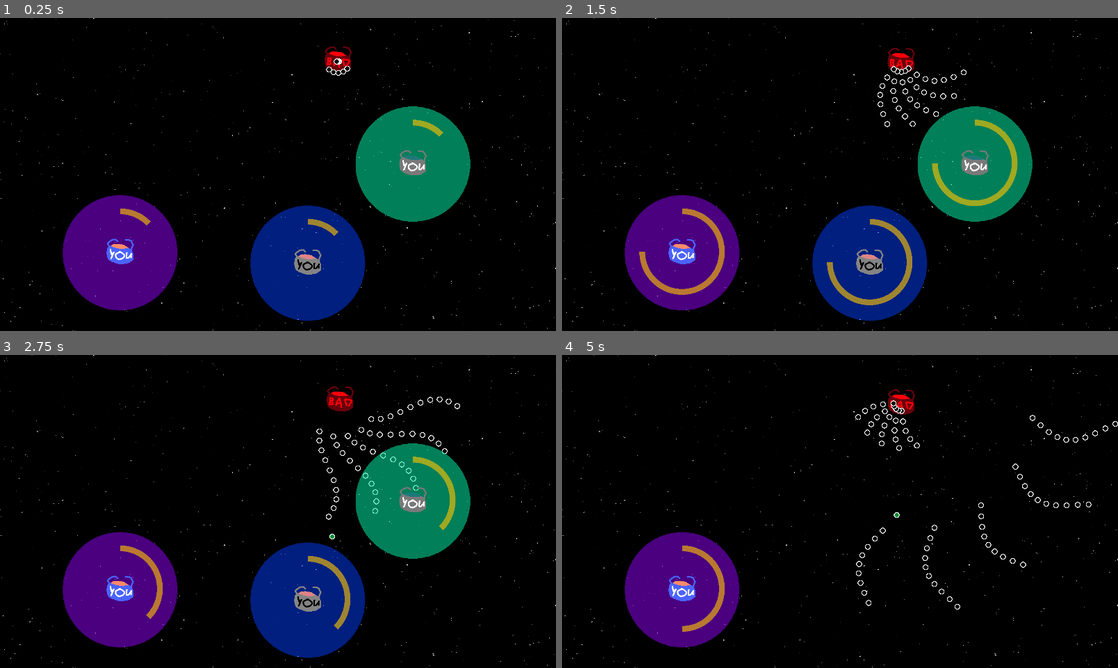
Above: before the commit, frames 1-4 (two rows, left to right).
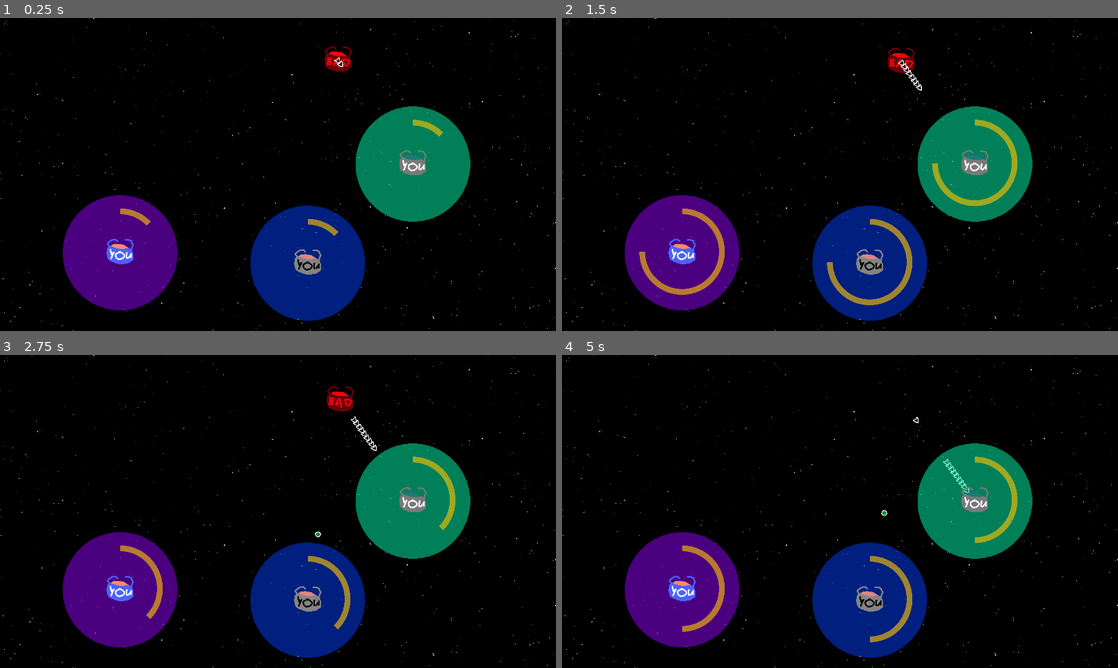
Above: after the commit, the same moments.

Repository: Solid-Squid-Contingent/LD-51
Game: Godot game, scene res://Scenes/Game.tscn
The game is run twice, just before and just after one commit, with the same random seed, the same clock (stepped at 60 frames per second) and the same inputs.
Inputs (mouse positions are in pixels of both pictures, inside the frame that each line leads up to):
- Up to frame 1 (0.25 s): no input
- Up to frame 2 (1.5 s): move the mouse to (962, 158) at 0.52 s; hold Space (advance) 0.53-1.28 s; move the mouse to (728, 190) at 1.27 s; click (728, 190) at 1.35 s
- Up to frame 3 (2.75 s): move the mouse to (333, 442) at 2.02 s; hold Space (advance) from 2.03 s (still down)
- Up to frame 4 (5 s): move the mouse to (812, 574) at 2.77 s; release Space (advance) at 2.78 s; click (812, 574) at 2.85 s; move the mouse to (1006, 558) at 3.52 s; hold Space (advance) 3.53-4.28 s; move the mouse to (673, 464) at 4.27 s; click (673, 464) at 4.35 s

The runs differ from the first frame. In frame 1, less than 0.1% of the frame differs, in the area x 58-63%, y 12-19%; in frame 2, 0.4%; in frame 3, 0.5%; in frame 4, 13%, in the area x 45-100%, y 10-97%.

Commit message:
Bullet types

Diff:
--- a/Scenes/Bullet.tscn
+++ b/Scenes/Bullet.tscn
@@ -1,7 +1,10 @@
-[gd_scene load_steps=4 format=2]
+[gd_scene load_steps=7 format=2]
 
 [ext_resource path="res://Scripts/Bullet.gd" type="Script" id=1]
-[ext_resource path="res://Resources/Graphics/Bullet.png" type="Texture" id=2]
+[ext_resource path="res://Resources/Graphics/BulletEnergy.png" type="Texture" id=2]
+[ext_resource path="res://Resources/Graphics/BulletPlayer.png" type="Texture" id=3]
+[ext_resource path="res://Resources/Graphics/BulletStraight.png" type="Texture" id=4]
+[ext_resource path="res://Resources/Graphics/BulletHoming.png" type="Texture" id=5]
 
 [sub_resource type="CircleShape2D" id=1]
 
@@ -12,5 +15,18 @@
 [node name="CollisionShape2D" type="CollisionShape2D" parent="."]
 shape = SubResource( 1 )
 
-[node name="Sprite" type="Sprite" parent="."]
+[node name="SpriteEnergy" type="Sprite" parent="."]
+visible = false
 texture = ExtResource( 2 )
+
+[node name="SpritePlayer" type="Sprite" parent="."]
+visible = false
+texture = ExtResource( 3 )
+
+[node name="SpriteHoming" type="Sprite" parent="."]
+visible = false
+texture = ExtResource( 5 )
+
+[node name="SpriteStraight" type="Sprite" parent="."]
+visible = false
+texture = ExtResource( 4 )
--- a/Scenes/BulletPlayer.tscn
+++ b/Scenes/BulletPlayer.tscn
@@ -1,11 +1,7 @@
-[gd_scene load_steps=3 format=2]
+[gd_scene load_steps=2 format=2]
 
 [ext_resource path="res://Scenes/Bullet.tscn" type="PackedScene" id=1]
-[ext_resource path="res://Resources/Graphics/BulletPlayer.png" type="Texture" id=2]
 
 [node name="Bullet" instance=ExtResource( 1 )]
 collision_layer = 2
 collision_mask = 4
-
-[node name="Sprite" parent="." index="1"]
-texture = ExtResource( 2 )
--- a/Scenes/Enemy.tscn
+++ b/Scenes/Enemy.tscn
@@ -21,4 +21,5 @@
 wait_time = 4.0
 autostart = true
 
+[connection signal="area_entered" from="." to="." method="_on_Enemy_area_entered"]
 [connection signal="timeout" from="BulletTimer" to="." method="_on_BulletTimer_timeout"]
--- a/Scripts/Bullet.gd
+++ b/Scripts/Bullet.gd
@@ -1,19 +1,36 @@
 extends Area2D
 
-const sinAmplitude = 50
-const sinFrequency = 2
-const curve = 0
-const totalLifeTime = 20
+var sinAmplitude = 0#50
+var sinFrequency = 0#2
+var curve = 0
+var totalLifeTime = 20
+
+var homing = false
 
 var velocity: Vector2
 onready var realPosition = position
+
+onready var sprites = {
+	'energy' : $SpriteEnergy,
+	'player' : $SpritePlayer,
+	'homing' : $SpriteHoming,
+	'straight' : $SpriteStraight,
+}
 
 onready var birthTime = Time.get_ticks_usec()
 
 func lifeTime(): #in seconds
 	return (Time.get_ticks_usec() - birthTime) / 1000000.0
 
+func setSprite(name):
+	sprites[name].visible = true
+
 func _process(delta):
+	if homing:
+		velocity = Base.directionToClosest(self, 'player') * velocity.length()
+
+	rotation = velocity.angle() + PI/2
+
 	velocity = velocity.rotated(deg2rad(curve) * delta)
 	realPosition += velocity * delta
 	position = realPosition + sinAmplitude * sin(lifeTime() * sinFrequency) * velocity.normalized().rotated(PI/2)
--- a/Scripts/Enemy.gd
+++ b/Scripts/Enemy.gd
@@ -1,7 +1,7 @@
 extends Area2D
 
 const speed = 5
-const bulletSpeed = 150
+const bulletSpeed = 80
 const spreadAngle = 90
 const spreadNumber = 5
 const burstNumber = 10
@@ -12,42 +12,36 @@
 func _ready():
 	call_deferred('shoot')
 
-func getClosestPlayer():
-	var closestPlayer = null
-	var closestDistance = INF
-	for player in self.get_tree().get_nodes_in_group('player'):
-		var d = (player.position - position).length()
-		if d < closestDistance:
-			closestPlayer = player
-			closestDistance = d
-
-	return closestPlayer
-
-func directionToClosestPlayer():
-	var player = getClosestPlayer()
-	if player != null:
-		return (player.position - position).normalized()
-	return Vector2(0,0)
-
 func _process(delta):
-	position += directionToClosestPlayer() * speed * delta
+	position += Base.directionToClosest(self, 'player') * speed * delta
 
 
 func _on_BulletTimer_timeout():
 	shoot()
 
 func shoot():
-	var direction = directionToClosestPlayer()
+	var direction = Base.directionToClosest(self, 'player')
 	if direction.length() > 0:
-		for _burst in range(burstNumber):
-			for i in range(spreadNumber):
-				var bullet = bulletScene.instance()
-				bullet.position = self.position
+		for burst in range(burstNumber - 1):
+			# warning-ignore:return_value_discarded
+			get_tree().create_timer(burstDistance * burst).connect("timeout", self, "shoot_burst", [direction])
+		shoot_burst(direction)
 
-				var angle = 0
-				if spreadNumber > 1:
-					angle = -spreadAngle/2.0 + i * spreadAngle / float(spreadNumber - 1)
-				bullet.velocity = (direction * bulletSpeed).rotated(deg2rad(angle))
+func shoot_burst(direction):
+	for i in range(spreadNumber):
+		var bullet = bulletScene.instance()
+		bullet.position = self.position
+		bullet.homing = true
 
-				get_parent().add_child(bullet)
-			yield(get_tree().create_timer(burstDistance), "timeout")
+		var angle = 0
+		if spreadNumber > 1:
+			angle = -spreadAngle/2.0 + i * spreadAngle / float(spreadNumber - 1)
+		bullet.velocity = (direction * bulletSpeed).rotated(deg2rad(angle))
+
+		get_parent().add_child(bullet)
+		bullet.setSprite('homing')
+
+
+func _on_Enemy_area_entered(area):
+	area.queue_free()
+	queue_free()
--- a/Scripts/PlayerAttacking.gd
+++ b/Scripts/PlayerAttacking.gd
@@ -4,31 +4,14 @@
 
 const bulletSpeed = 300
 
-
-func getClosestEnemy():
-	var closestEnemy = null
-	var closestDistance = INF
-	for enemy in self.get_tree().get_nodes_in_group('enemy'):
-		var d = (enemy.position - position).length()
-		if d < closestDistance:
-			closestEnemy = enemy
-			closestDistance = d
-
-	return closestEnemy
-
-func directionToClosestEnemy():
-	var enemy = getClosestEnemy()
-	if enemy != null:
-		return (enemy.position - position).normalized()
-	return Vector2(0,0)
-
 func shoot():
-	var direction = directionToClosestEnemy()
+	var direction = Base.directionToClosest(self, 'enemy')
 	if direction.length() > 0:
 		var bullet = bulletScene.instance()
 		bullet.position = self.position
 		bullet.velocity = (direction * bulletSpeed)
 		get_parent().add_child(bullet)
+		bullet.setSprite('player')
 
 func move():
 	.move()
--- /dev/null
+++ b/Scripts/base.gd
@@ -0,0 +1,20 @@
+extends Node
+
+class_name Base
+
+static func getClosest(caller, group):
+	var closest = null
+	var closestDistance = INF
+	for object in caller.get_tree().get_nodes_in_group(group):
+		var d = (object.position - caller.position).length()
+		if d < closestDistance:
+			closest = object
+			closestDistance = d
+
+	return closest
+
+static func directionToClosest(caller, group):
+	var closest = getClosest(caller, group)
+	if closest != null:
+		return (closest.position - caller.position).normalized()
+	return Vector2(0,0)
--- a/project.godot
+++ b/project.godot
@@ -8,8 +8,14 @@
 
 config_version=4
 
-_global_script_classes=[  ]
+_global_script_classes=[ {
+"base": "Node",
+"class": "Base",
+"language": "GDScript",
+"path": "res://Scripts/base.gd"
+} ]
 _global_script_class_icons={
+"Base": ""
 }
 
 [application]
Renamed: Resources/Graphics/Bullet.png -> Resources/Graphics/BulletEnergy.png
Not shown, changed: Resources/Graphics/BulletEnergy.png.import
Binary file added: Resources/Graphics/BulletHoming.png
Not shown, added: Resources/Graphics/BulletHoming.png.import
Binary file added: Resources/Graphics/BulletStraight.png
Not shown, added: Resources/Graphics/BulletStraight.png.import
